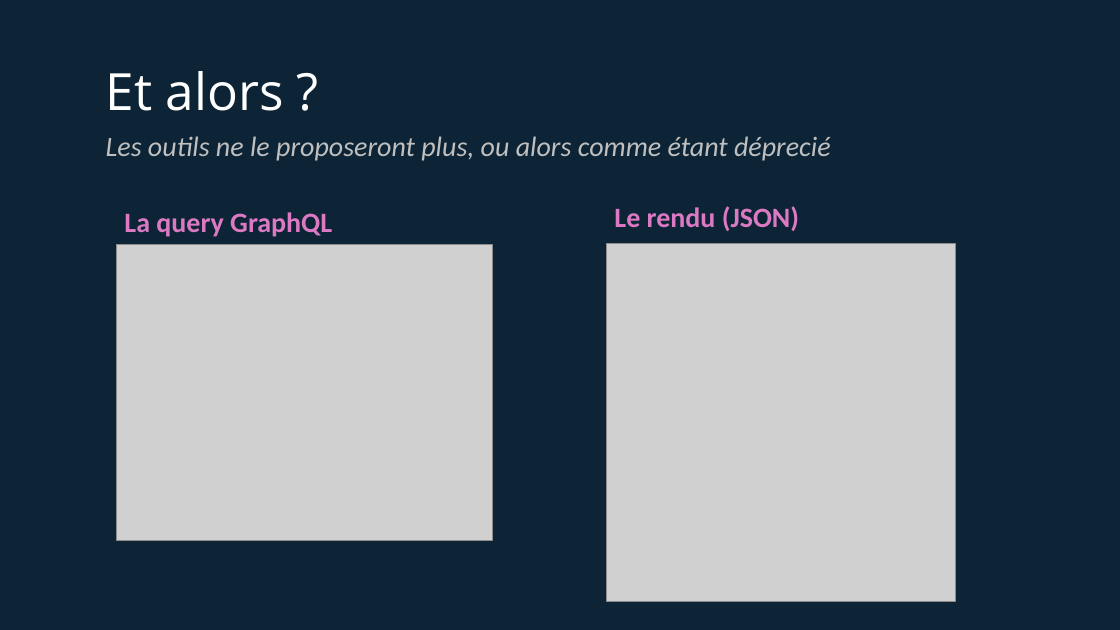
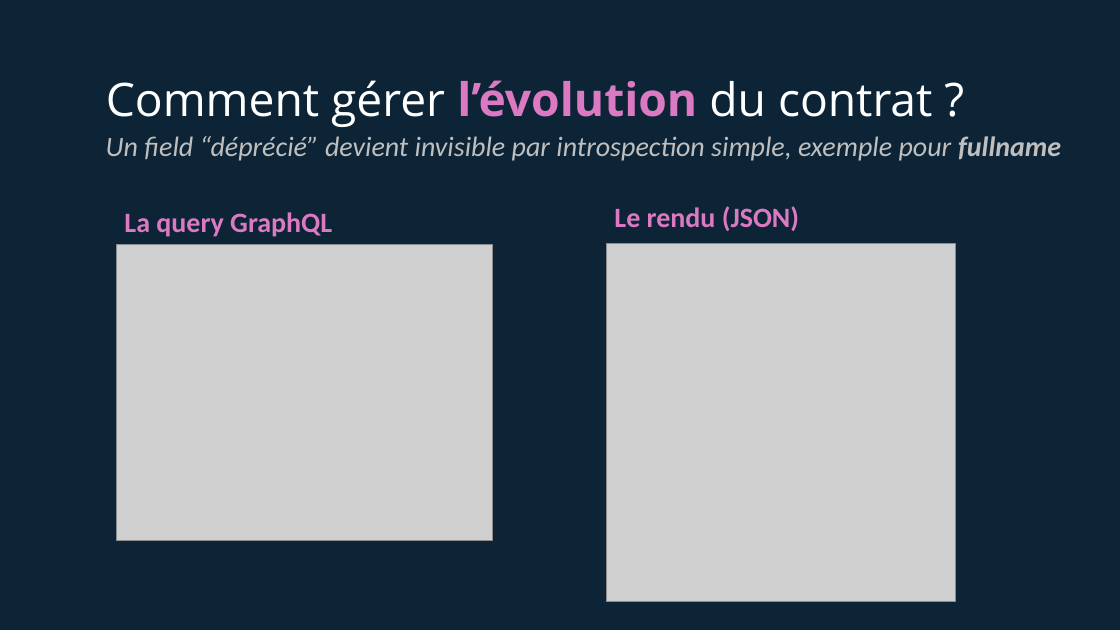
Before and after one commit to tsunammis/graphql-the-new-age-of-api, a slide deck: slide 12 of introduction-graphql.pptx (slide 13 before the commit). Drawn at 1120x630 pixels with LibreOffice and Linux fonts; fonts in the diff are those of the drawing; grey boxes stand for pictures. Boxes give left, top, right and bottom in pixels: in the first picture for what was removed or moved away, otherwise in the second. Text is boxed around its words. In the diff, an @@ line names an element or a change of style, - is before the commit and + after.

```diff
--- a/introduction-graphql.pptx
+++ b/introduction-graphql.pptx
@@ title removed at [106, 71, 284, 111] @@
-Et alors ?
@@ text added at [106, 80, 932, 127], 39.6 pt, text #FFFFFF @@
+Comment gérer l’évolution du contrat ?
@@ text at [106, 136, 1061, 161]: text changed @@
-Les outils ne le proposeront plus, ou alors comme étant déprecié
+Un field “déprécié” devient invisible par introspection simple, exemple pour fullname
```
Also in this commit, not shown: 5 other slides changed, 1 slide removed.
